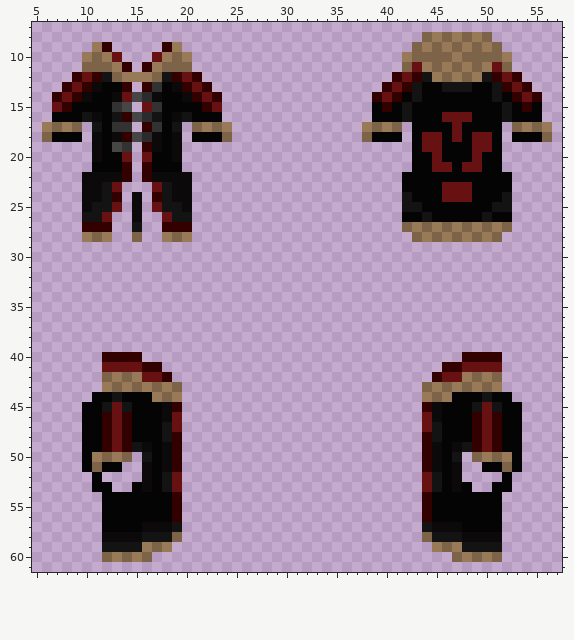
One commit to this pixel-art sprite: Resources/Textures/_Umbra/Clothing/OuterClothing/WinterCoats/arduscoat.rsi/equipped-OUTERCLOTHING.png. This is how it looked before the edit.
The file is 64x64 pixels. Colours within 5 levels of each other are drawn and written as one. Shown: x 5..57, y 7..61.
The same view after the edit:
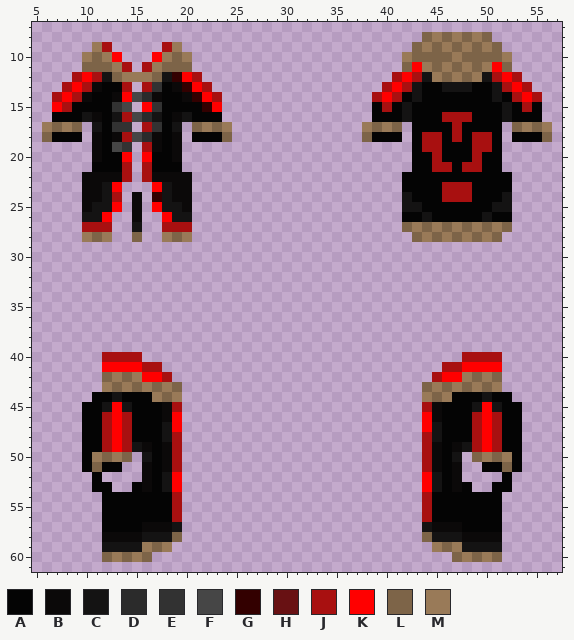
Palette (. is transparent): A #040404  B #0b0909  C #141313  D #2b2b2b  E #323232  F #464646  G #330000  H #681113  J #a81010  K #ff0000  L #7d6448  M #997a58
Changes in this commit:
y 9: x 12 G -> J; x 18 G -> J
y 10: x 13 H -> K; x 17 H -> K
y 11: x 14 G -> J; x 16 G -> J; x 43 H -> K; x 51 H -> K
y 12: x 9..11 GHG -> JKJ; x 20..21 HG -> KJ; x 41..43 GHG -> JKJ; x 51..53 GHG -> JKJ
y 13: x 8..10 GHG -> JKJ; x 14 G -> J; x 16 G -> J; x 21..22 HG -> KJ; x 40..42 GHG -> JKJ; x 52..54 GHG -> JKJ
y 14: x 7..9 GHG -> JKJ; x 14 H -> K; x 22..23 HG -> KJ; x 39..41 GHG -> JKJ; x 53..55 GHG -> JKJ
y 15: x 7..8 HG -> KJ; x 16 H -> K; x 23 H -> K; x 40 G -> J; x 54 G -> J
y 16: x 14 G -> J; x 46..48 HHH -> JJJ
y 17: x 16 G -> J; x 47 H -> J
y 18: x 14 G -> J; x 44..45 HH -> JJ; x 47 H -> J; x 49..50 HH -> JJ
y 19: x 16 G -> J; x 44..45 HH -> JJ; x 49..50 HH -> JJ
y 20: x 14 H -> K; x 16 H -> K; x 45 H -> J; x 49 H -> J
y 21: x 14 G -> J; x 16 G -> J; x 45..46 HH -> JJ; x 48..49 HH -> JJ
y 22: x 14 G -> J; x 16 G -> J
y 23: x 13 H -> K; x 17 H -> K; x 46..48 HHH -> JJJ
y 24: x 13 G -> J; x 46..48 HHH -> JJJ
y 25: x 13 H -> K; x 17 H -> K
y 26: x 12 H -> K; x 18 H -> K
y 27: x 10..12 GGG -> JJJ; x 18..20 GGG -> JJJ
y 40: x 12..15 GGGG -> JJJJ; x 48..51 GGGG -> JJJJ
y 41: x 12..17 HHHHGG -> KKKKJJ; x 46..51 GGHHHH -> JJKKKK
y 42: x 16..18 HHG -> KKJ; x 45..47 GHH -> JKK
y 45: x 13 H -> K; x 19 G -> J; x 44 G -> J; x 50 H -> K
y 46..47: x 12..14 GHG -> JKJ; x 19 H -> K; x 44 H -> K; x 49..51 GHG -> JKJ
y 48..49: x 12..14 GHG -> JKJ; x 19 G -> J; x 44 G -> J; x 49..51 GHG -> JKJ
y 50..51: x 19 G -> J; x 44 G -> J
y 52..53: x 19 H -> K; x 44 H -> K
y 54..56: x 19 G -> J; x 44 G -> J
Pixel boxes of the changes (left, top, right, bottom) in both pictures:
changed: (52, 42, 222, 232)
changed: (372, 62, 542, 202)
changed: (102, 352, 182, 522)
changed: (422, 352, 502, 522)
